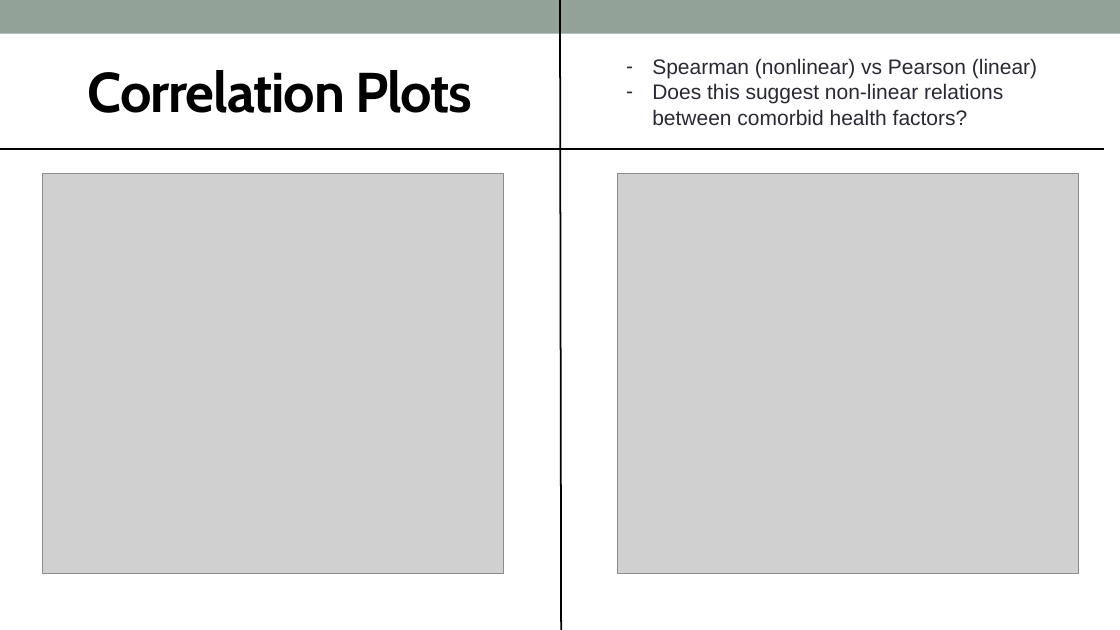
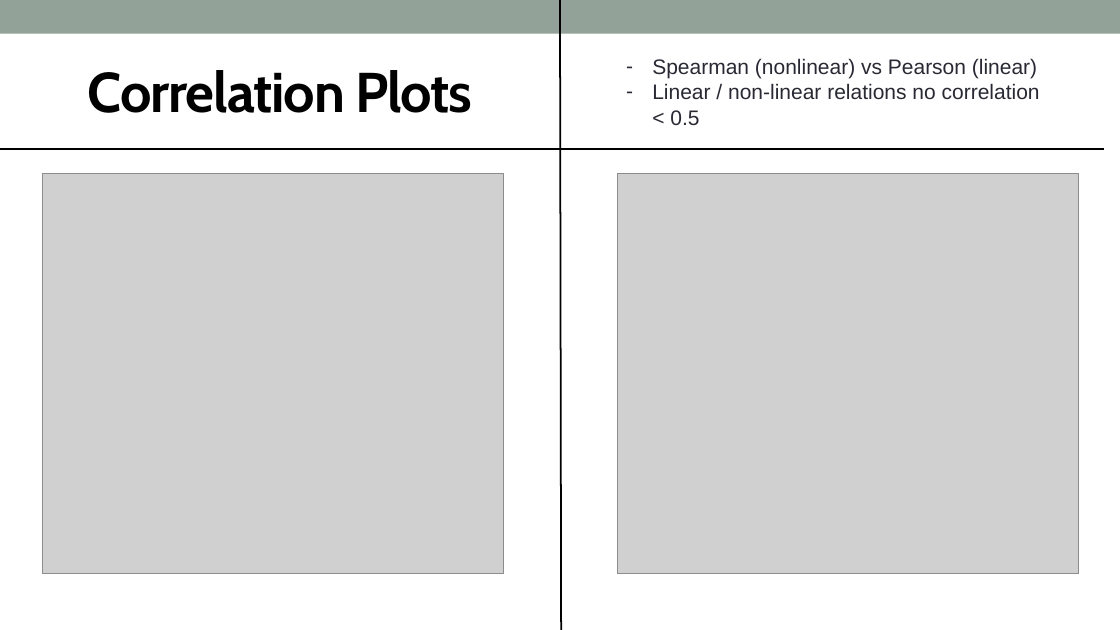
Before and after one commit to adnt01/stroke_factors_analysis, a slide deck: slide 8 of report_and_presentation/Cohort8_DS3_Presentation.pptx. Drawn at 1120x630 pixels with LibreOffice and Linux fonts; fonts in the diff are those of the drawing; grey boxes stand for pictures. Boxes give left, top, right and bottom in pixels: in the first picture for what was removed or moved away, otherwise in the second. Text is boxed around its words. In the diff, an @@ line names an element or a change of style, - is before the commit and + after.

Commit message:
Fix data, add text to correlation

```diff
--- a/report_and_presentation/Cohort8_DS3_Presentation.pptx
+++ b/report_and_presentation/Cohort8_DS3_Presentation.pptx
@@ text at bbox=[652, 83, 1040, 125]: text changed @@
-– Does this suggest non-linear relations between comorbid health factors?
+– Linear / non-linear relations no correlation < 0.5
```
Also in this commit, not shown: 1 other slide changed.
